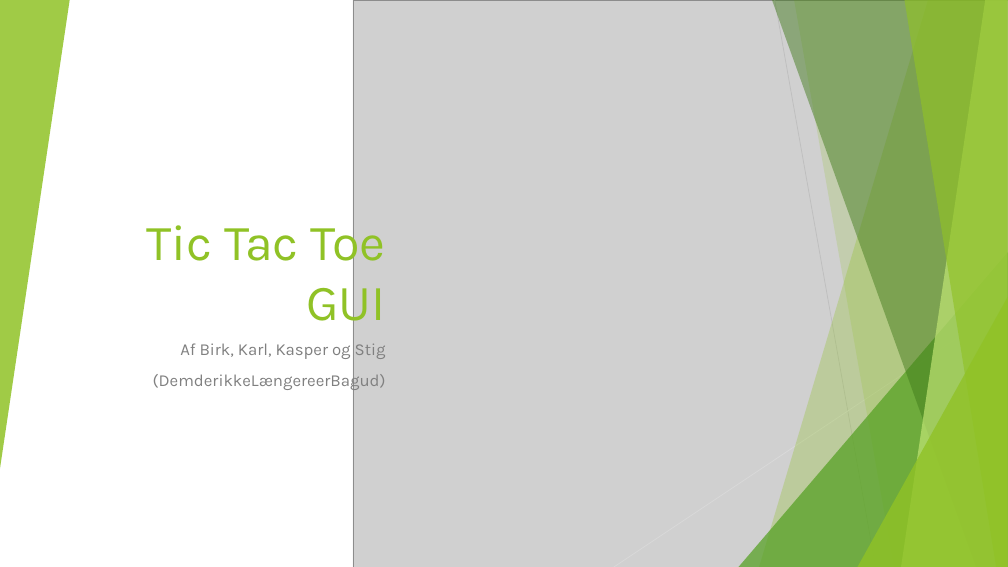
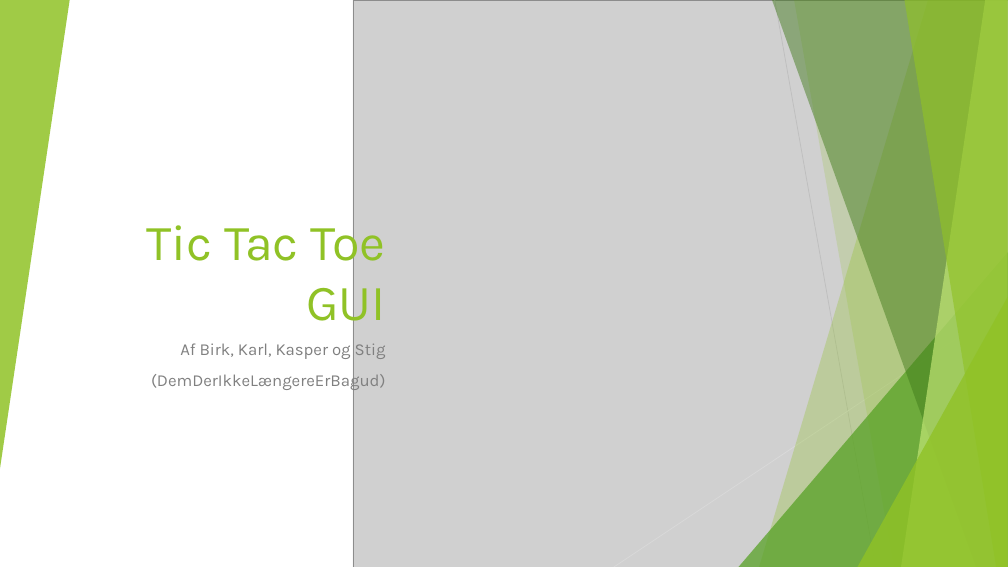
Before and after one commit to UffeThorsen/ZBC-ProgB-18-20-TicTacToe, a slide deck: slide 1 of notes/Tic Tac Toe GUI.pptx. Drawn at 1008x567 pixels with LibreOffice and Linux fonts; fonts in the diff are those of the drawing; grey boxes stand for pictures. Boxes give left, top, right and bottom in pixels: in the first picture for what was removed or moved away, otherwise in the second. Text is boxed around its words. In the diff, an @@ line names an element or a change of style, - is before the commit and + after.

```diff
--- a/notes/Tic Tac Toe GUI.pptx
+++ b/notes/Tic Tac Toe GUI.pptx
@@ subtitle at box(151, 371, 385, 391): text changed @@
-(DemderikkeLængereerBagud)
+(DemDerIkkeLængereErBagud)
```
Also in this commit, not shown: 1 other file.
